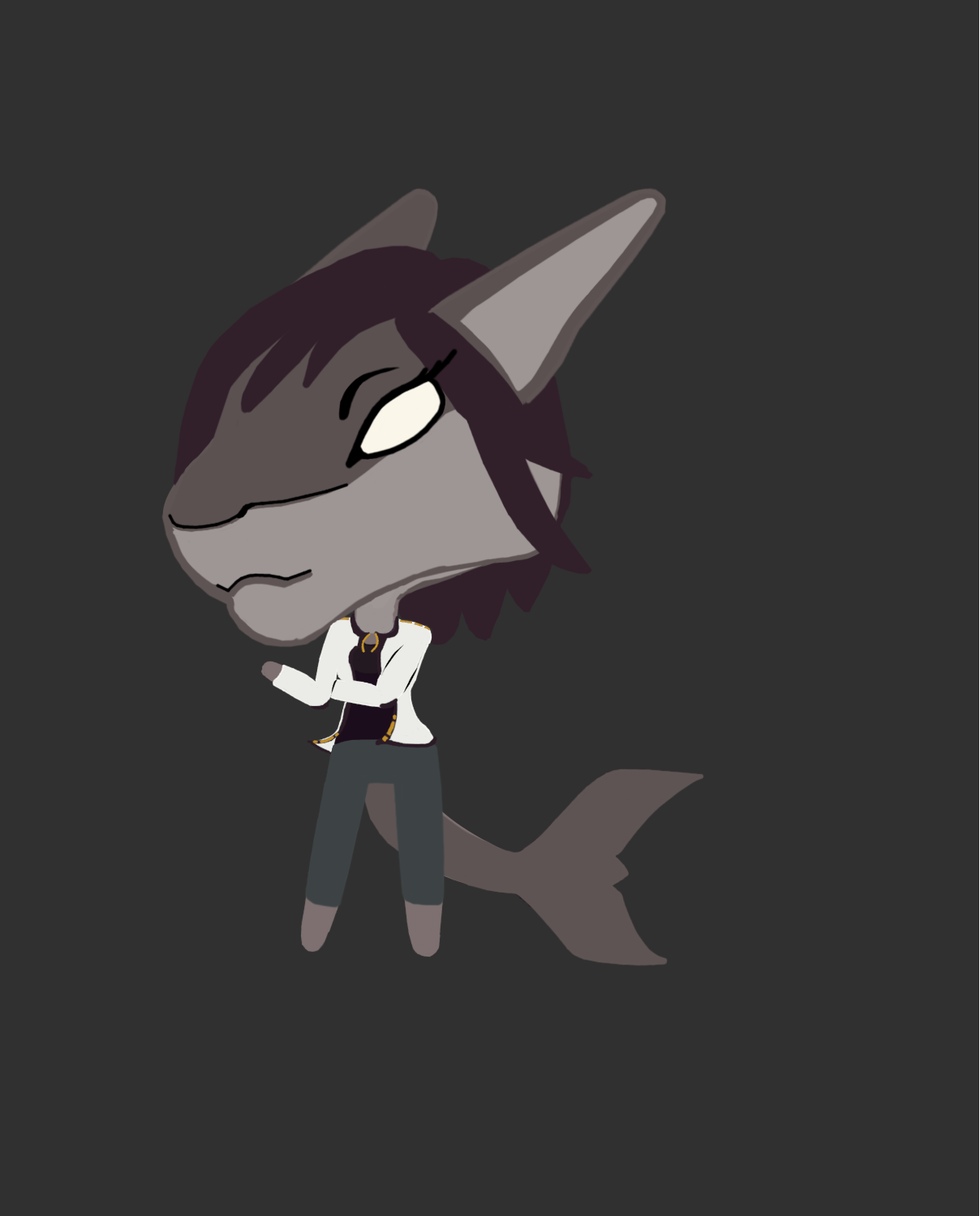
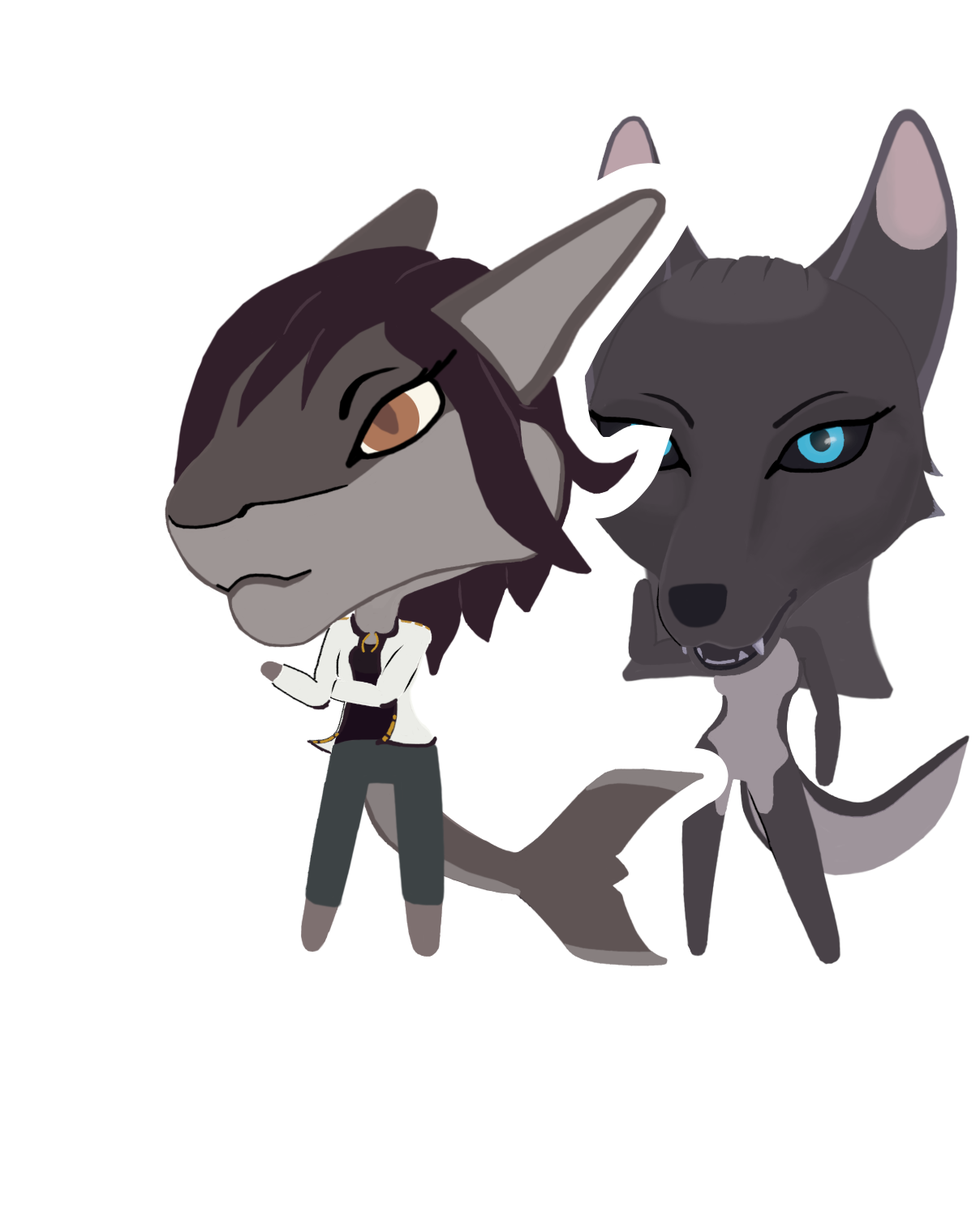
Comparing the layer stacks of the two (980, 1216) images. Changes:
painted on "LINES" over [167, 482, 349, 742]
added layer "IRIS" above "EYE" over [361, 391, 420, 452]
painted on "EARS" over [427, 308, 433, 314]
painted on "EARS_FILL" over [368, 191, 650, 332]
painted on "HAIR" over [173, 244, 640, 647]
painted on "COAT" over [271, 617, 427, 690]
painted on "BASE" over [160, 218, 566, 959]
painted on "FACE_SECONDARY" over [167, 427, 559, 648]
painted on "FACE" over [162, 394, 566, 604]
added layer "HAIR_BACK" above "TAIL" over [173, 390, 638, 678]
moved "TAIL" above "neera.png", painted on it over [362, 767, 704, 969]
added layer "neera.png" above "eleniel.png" over [133, 162, 729, 1015]
showed "eleniel.png" over [546, 82, 979, 991]
hid "BACKGROUND" over [0, 0, 979, 1216]
